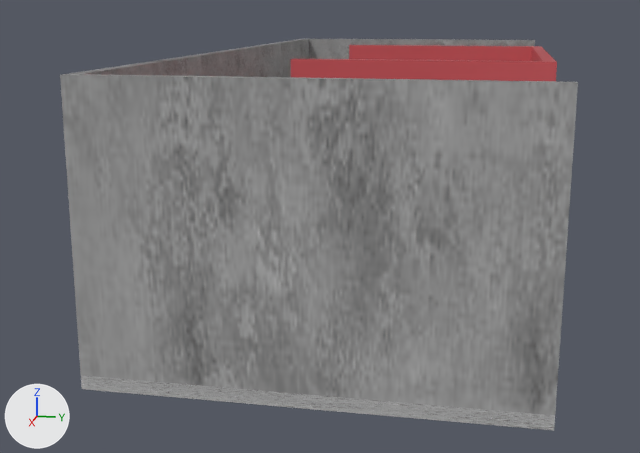
An edit to the glTF model dist/obj/room.gltf, drawn before and after from the same camera.
Before and after are seen from a 50 mm camera at (8.65, 0.97, 2.4) aimed at (0.27, -0.7, 0.3). Every picture has the same lights, and +X, +Y and +Z are marked at lower left. Where no turn or scale is listed for an object, it has been applied to the vertices.

The first picture shows 'C Wall', 'Floor', 'Long Wall'.
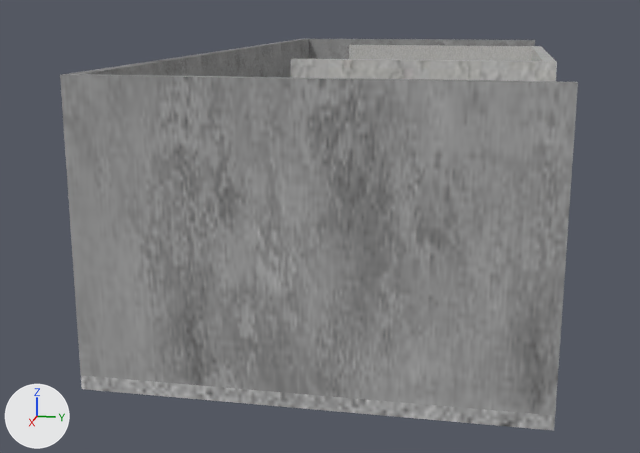
What differs and where, as boxes [x1, y1, x2, y2] in the pictures (640 x 453 px):
'C Wall', surface changed (red to grey): [291, 45, 557, 81] in both

Edits to the bpy script that builds the scene:
```text
Add img_wall:
    img_wall = load_image('wall', '_unpacked/wall', 1024, 1024, 'sRGB')
Change mat_material:
    remove mat_material.base_color = (0.8, 0.123, 0.139)  # red #e76268
    add mat_material.texture = img_wall
```
